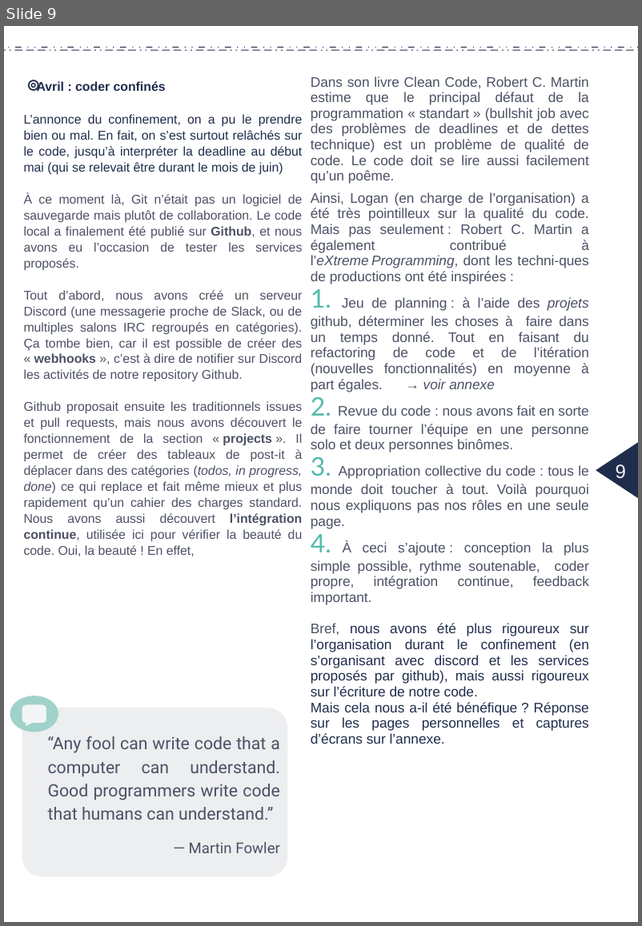
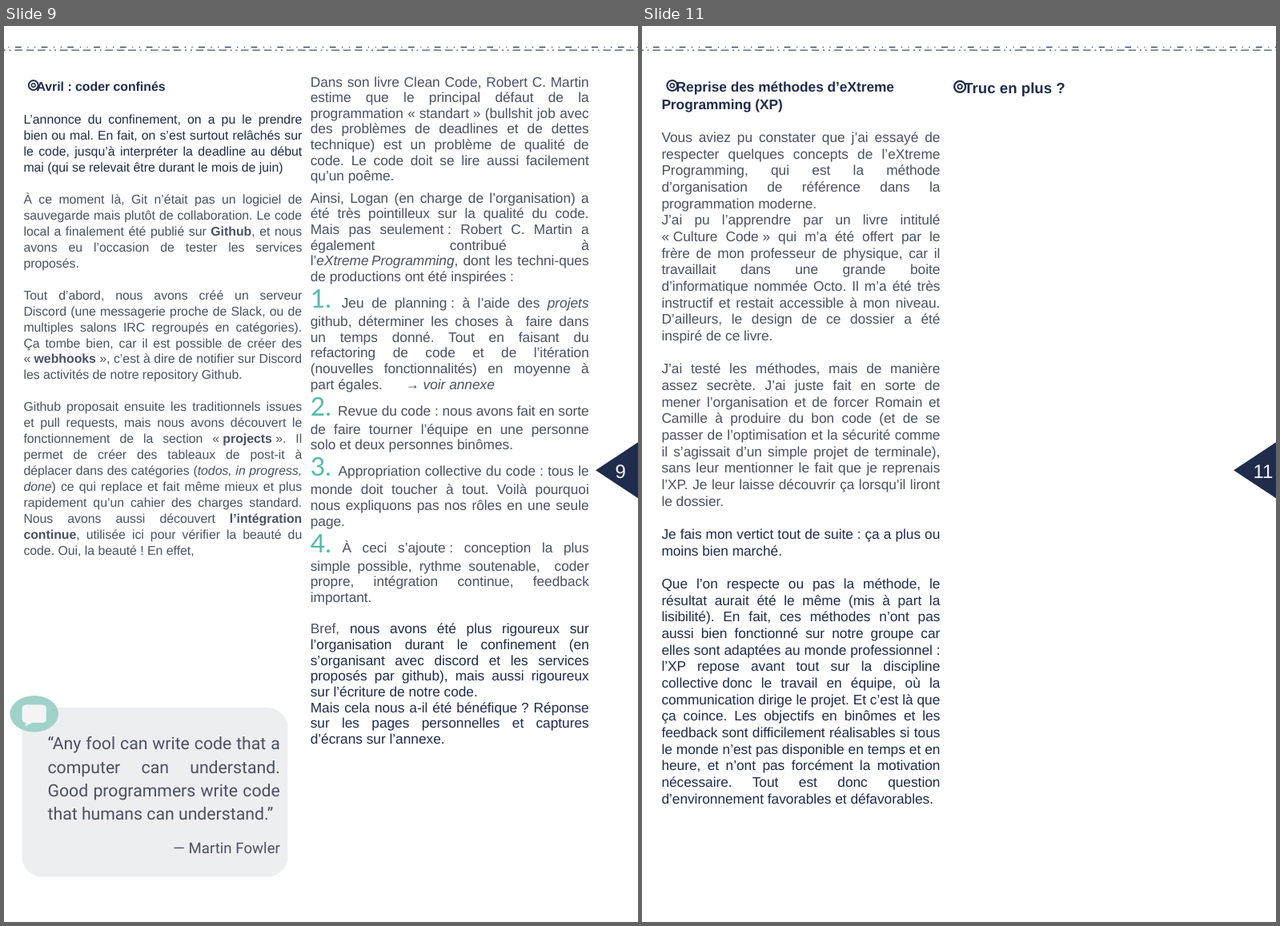
Before and after one commit to LoganTann/panneau, a slide deck: compte-rendu/CR_papier.odp. Shown side by side, each under a label of ours: slide 9 before the commit, slides 9 and 11 after it; the slides between them are not shown. The pictures are 642x926 and 1280x926 pixels, drawn with LibreOffice and Linux fonts; fonts in the diff are those of the drawing. Boxes give left, top, right and bottom in pixels: in the first picture for what was removed or moved away, otherwise in the second. Text is boxed around its words. In the diff, an @@ line names an element or a change of style, - is before the commit and + after.

```diff
--- a/compte-rendu/CR_papier.odp
+++ b/compte-rendu/CR_papier.odp
@@ slide 11 added at box(642, 26, 1276, 922), background #FFFFFF @@
@@ line added from (1276, 48) to (642, 48), #1F2C4C 0.79 pt @@
@@ line added from (642, 50) to (1276, 50), #1F2C4C 0.79 pt @@
@@ text added at box(662, 81, 940, 804), 12.9 pt, text #4B5164 @@
+⌾ Reprise des méthodes d’eXtreme Programming (XP)
+Vous aviez pu constater que j’ai essayé de respecter quelques concepts de l’eXtreme Programming, qui est la méthode d’organisation de référence dans la programmation moderne.
+J’ai pu l’apprendre par un livre intitulé « Culture Code » qui m’a été offert par le frère de mon professeur de physique, car il travaillait dans une grande boite d’informatique nommée Octo. Il m’a été très instructif et restait accessible à mon niveau. D’ailleurs, le design de ce dossier a été inspiré de ce livre.
+J’ai testé les méthodes, mais de manière assez secrète. J’ai juste fait en sorte de mener l’organisation et de forcer Romain et Camille à produire du bon code (et de se passer de l’optimisation et la sécurité comme il s’agissait d’un simple projet de terminale), sans leur mentionner le fait que je reprenais l’XP. Je leur laisse découvrir ça lorsqu’il liront le dossier.
+Je fais mon vertict tout de suite : ça a plus ou moins bien marché.
+Que l’on respecte ou pas la méthode, le résultat aurait été le même (mis à part la lisibilité). En fait, ces méthodes n’ont pas aussi bien fonctionné sur notre groupe car elles sont adaptées au monde professionnel : l’XP repose avant tout sur la discipline collective donc le travail en équipe, où la communication dirige le projet. Et c’est là que ça coince. Les objectifs en binômes et les feedback sont difficilement réalisables si tous le monde n’est pas disponible en temps et en heure, et n’ont pas forcément la motivation nécessaire. Tout est donc question d’environnement favorables et défavorables.
@@ text added at box(964, 82, 1052, 96), 14 pt, text #1F2C4C, bold @@
+⌾ Truc en plus ?
@@ triangle added at box(1233, 442, 1276, 498), fill #1F2C4C @@
@@ page number added at box(1253, 464, 1273, 478), 18 pt, text #F3F4F5 @@
+11
```
Also in this commit, not shown: 1 slide changed, 1 other slide added, 2 slides removed.
